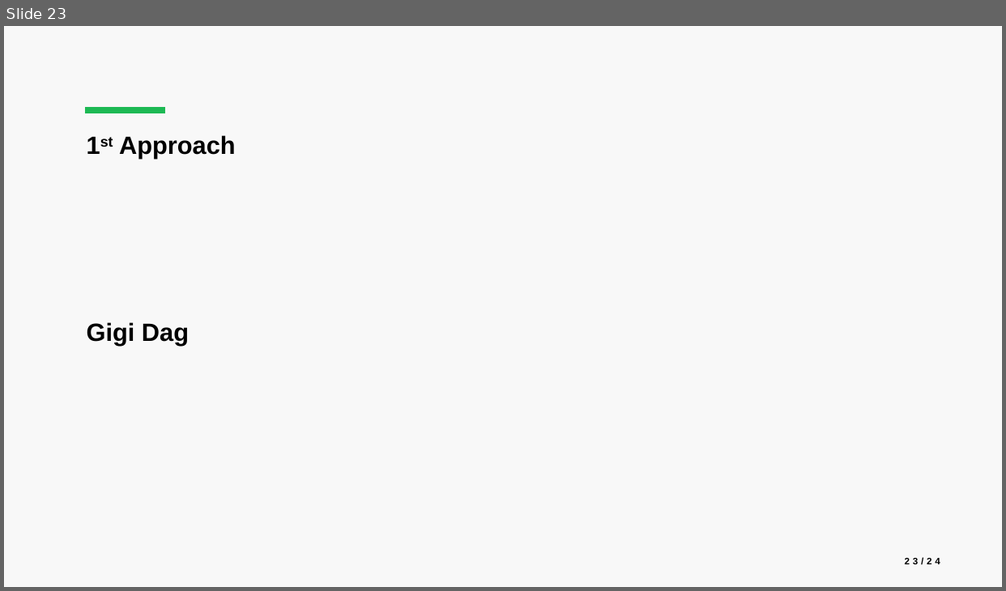
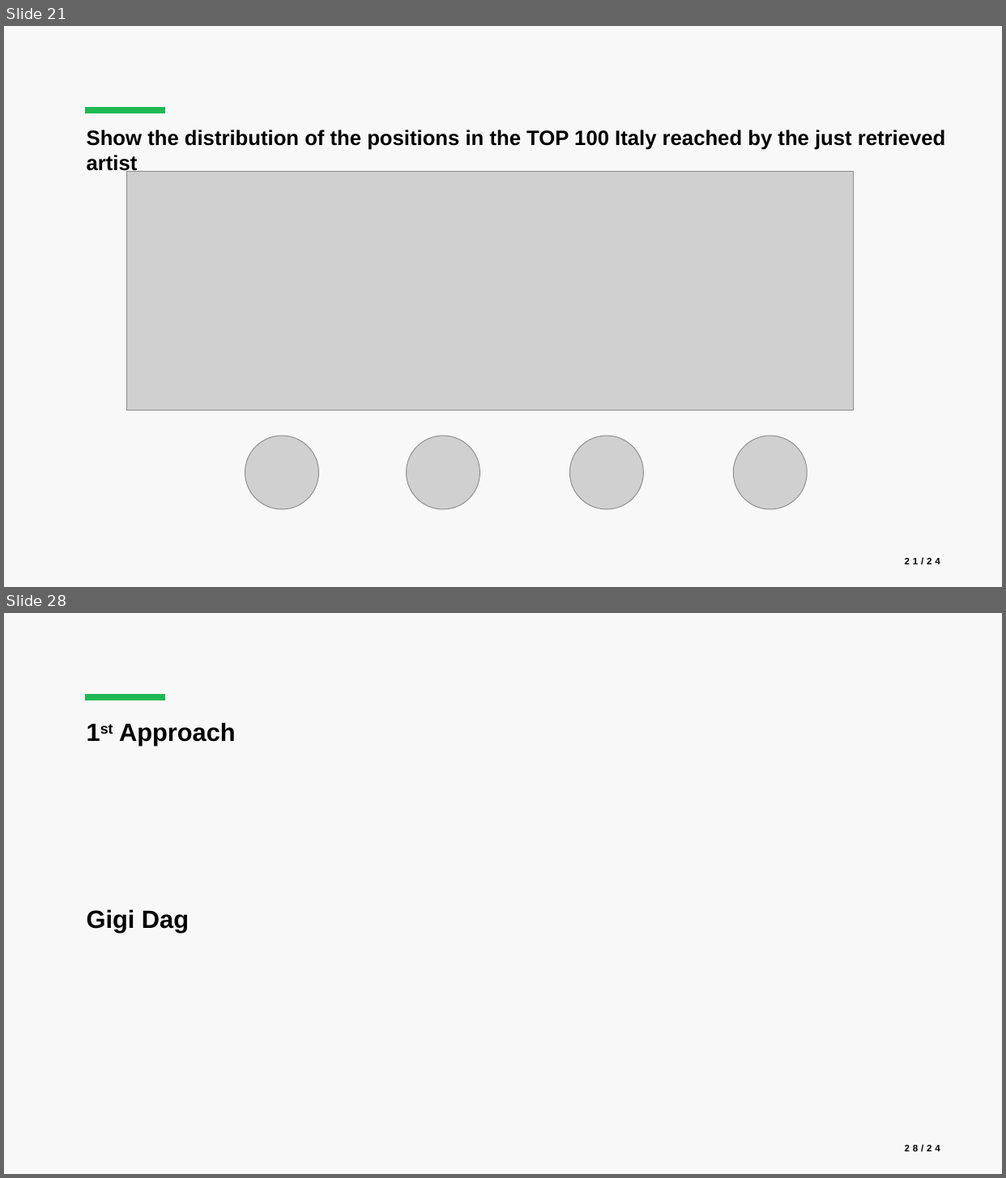
Before and after one commit to luca-martinelli-09/spotify-pg, a slide deck: slides/Spotify_Presentation.pptx. Shown one above the other, each under a label of ours: slide 23 before the commit, slides 21 and 28 after it; the slides between them are not shown. The pictures are 1006x591 and 1006x1178 pixels, drawn with LibreOffice and Linux fonts; fonts in the diff are those of the drawing; grey boxes stand for pictures. Boxes give left, top, right and bottom in pixels: in the first picture for what was removed or moved away, otherwise in the second. Text is boxed around its words. In the diff, an @@ line names an element or a change of style, - is before the commit and + after.

```diff
--- a/slides/Spotify_Presentation.pptx
+++ b/slides/Spotify_Presentation.pptx
@@ slide 21 added at [4,26,1002,587], background #F8F8F8; not listed: 1 template element that a slide beside it also shows @@
@@ title added at [87,130,945,175], 20 pt, text #000000, bold @@
+Show the distribution of the positions in the TOP 100 Italy reached by the just retrieved artist
@@ picture added at [127,171,853,410] @@
@@ picture added at [245,436,318,510] @@
@@ picture added at [406,436,479,510] @@
@@ picture added at [570,436,643,510] @@
@@ picture added at [733,436,807,510] @@
@@ page number added at [905,557,940,565], 9 pt, text #000000, bold @@
+21/24
@@ what was slide 23 is now slide 28 @@
@@ page number at [905,1144,940,1152]: text changed @@
-23/24
+28/24
```
Also in this commit, not shown: 7 slides changed, 5 other slides added, 1 slide removed, 7 other files.
